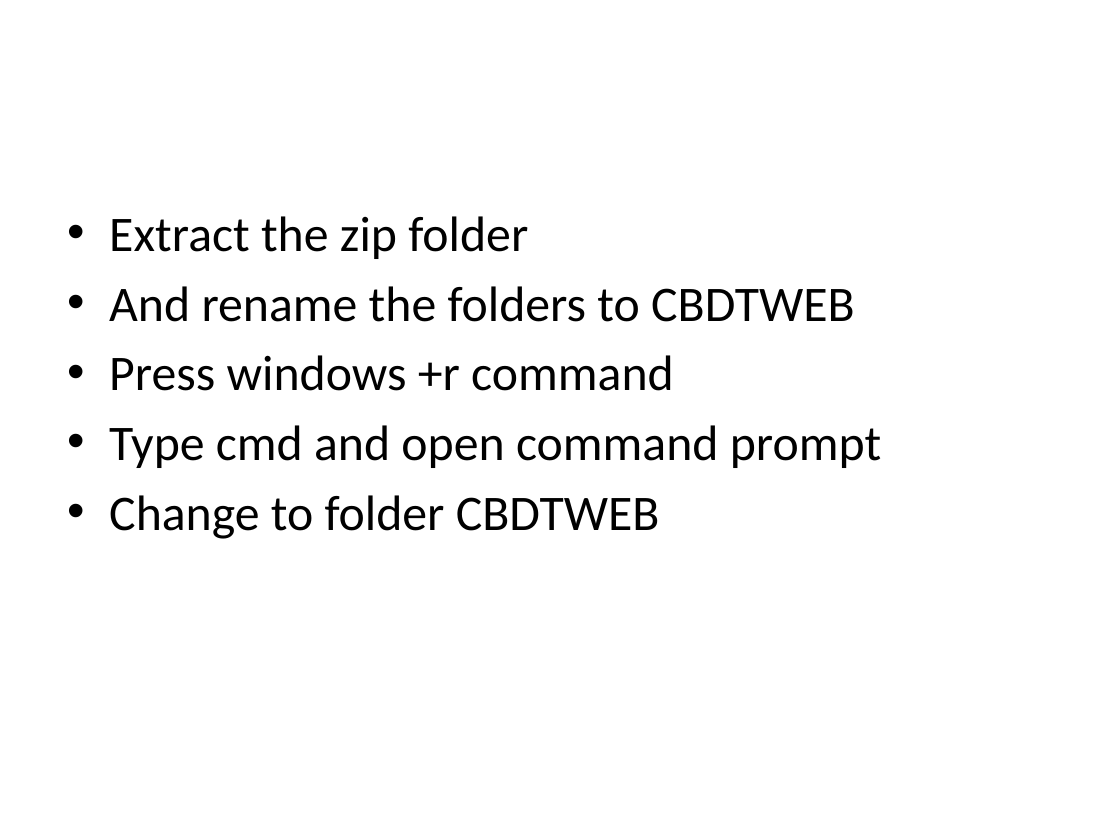
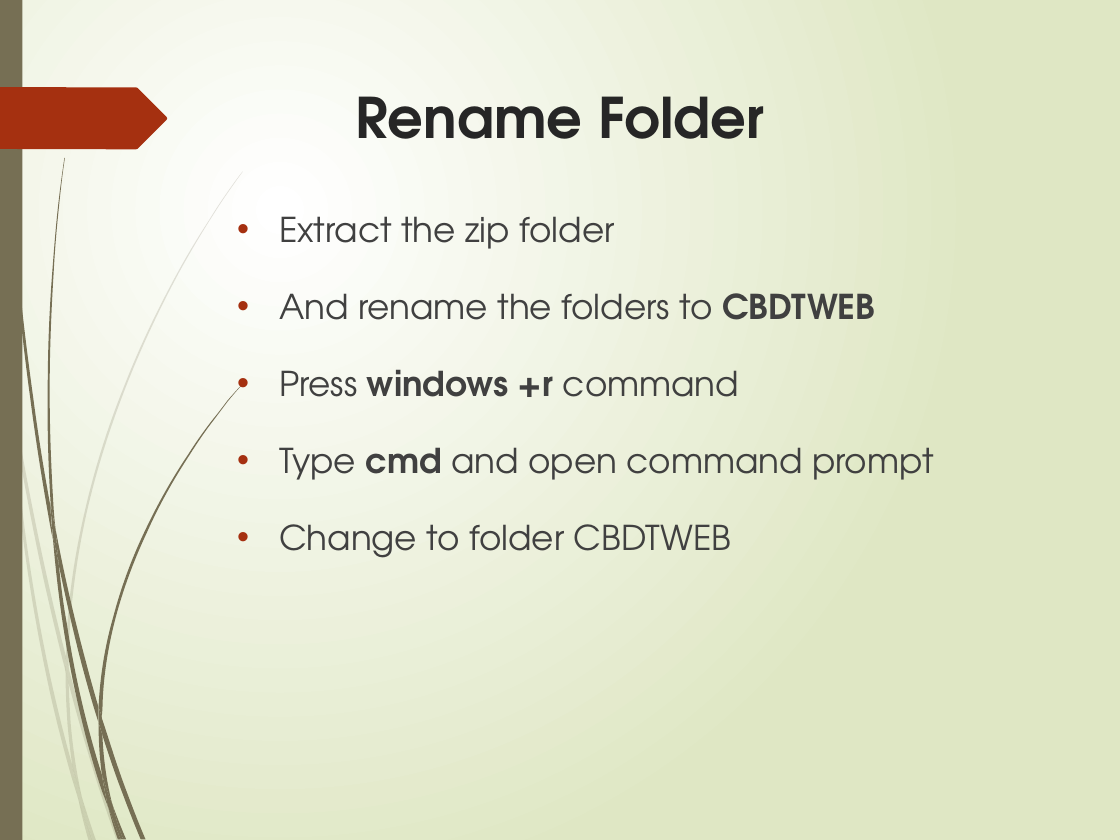
Before and after one commit to amitcharaya/CBDTWEB, a slide deck: slide 9 of CBDT ON NACH.pptx. Drawn at 1120x840 pixels with LibreOffice and Linux fonts; fonts in the diff are those of the drawing. Boxes give left, top, right and bottom in pixels: in the first picture for what was removed or moved away, otherwise in the second. Text is boxed around its words. In the diff, an @@ line names an element or a change of style, - is before the commit and + after.

```diff
--- a/CBDT ON NACH.pptx
+++ b/CBDT ON NACH.pptx
@@ background #FFFFFF to gradient #FFFFFF to #DFE8C4 @@
@@ rectangle added at [0, 0, 22, 840], fill #766F54 @@
@@ freeform shape added at [0, 87, 167, 150], fill #A53010 @@
@@ title added at [355, 96, 764, 139], 36 pt, text #262626, bold @@
+Rename Folder
@@ text "Extract the zip folder": place and size @@
-text "Extract the zip folder" at [109, 216, 881, 539]
+text "Extract the zip folder" at [279, 216, 934, 558]
@@ text "Extract the zip folder" at [279, 216, 934, 558]: size 32 to 22 pt, font Calibri to TeX Gyre Adventor, text colour #000000 to #404040; bold on in "CBDTWEB", "windows +r", "cmd"; line spacing 1 to 1.5; more space between paragraphs @@
@@ group added at [0, 171, 243, 840]: 10 freeform shapes @@
@@ group added at [2, 0, 242, 840]: 12 freeform shapes @@
```
Also in this commit, not shown: 12 other slides changed, 10 slides added, 10 slides removed, 4 other files.
